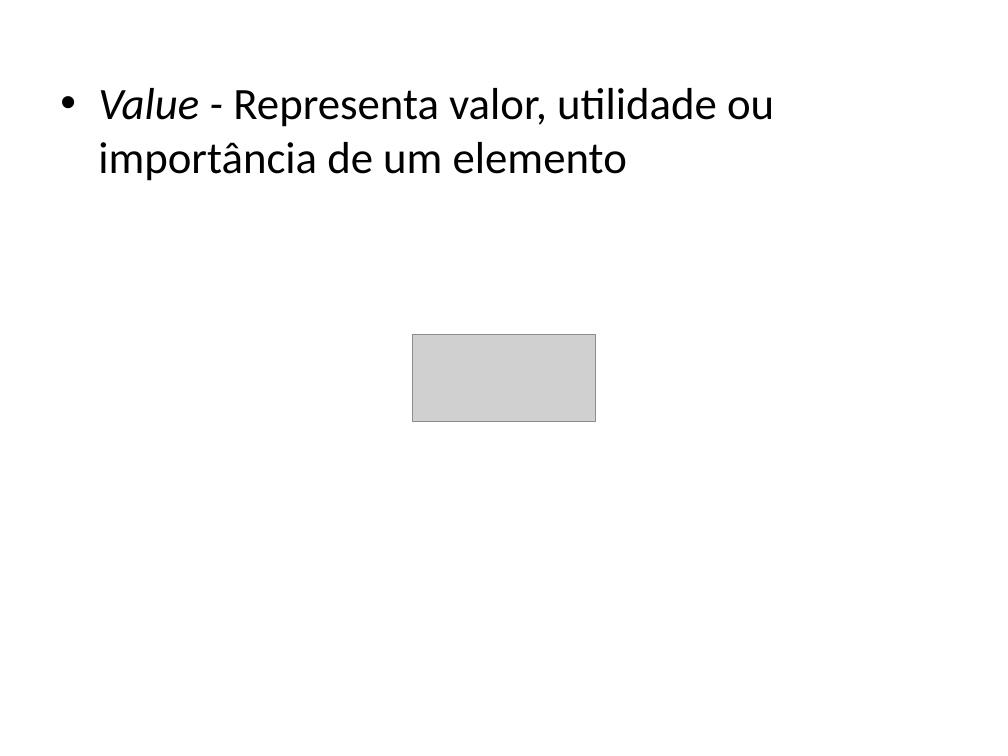
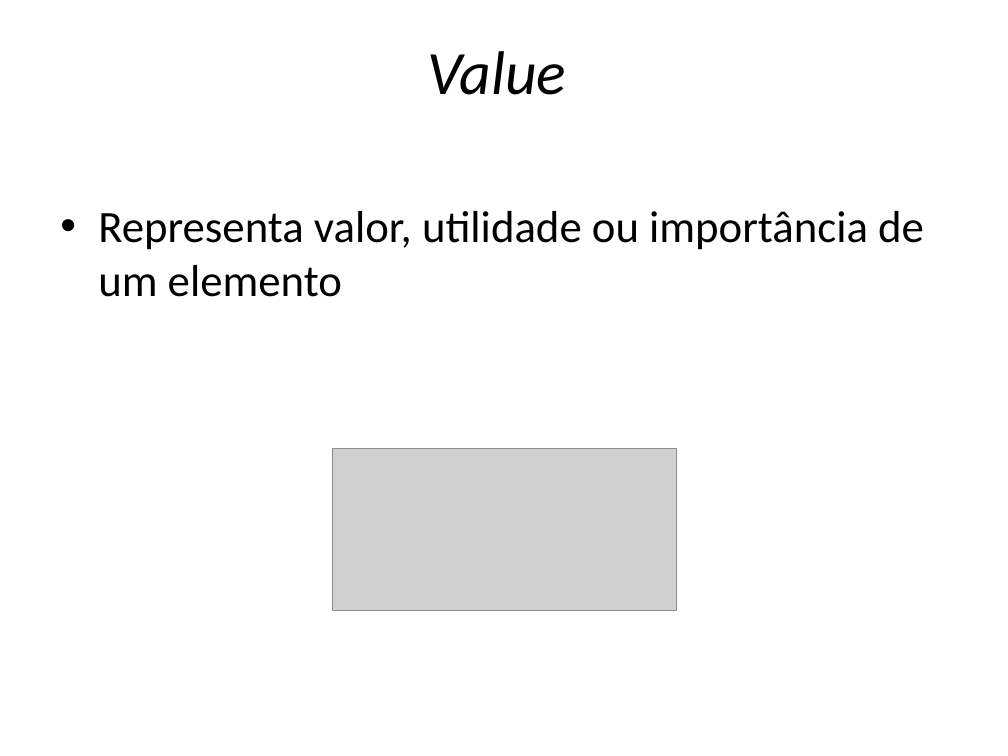
Before and after one commit to Vanzz/Educacao, a slide deck: slide 16 of Archimate/Archimate Curso/Curso Archimate - Aula 3.pptx. Drawn at 1008x756 pixels with LibreOffice and Linux fonts; fonts in the diff are those of the drawing; grey boxes stand for pictures. Boxes give left, top, right and bottom in pixels: in the first picture for what was removed or moved away, otherwise in the second. Text is boxed around its words. In the diff, an @@ line names an element or a change of style, - is before the commit and + after.

```diff
--- a/Archimate/Archimate Curso/Curso Archimate - Aula 3.pptx
+++ b/Archimate/Archimate Curso/Curso Archimate - Aula 3.pptx
@@ title added at box(428, 51, 567, 95), 44 pt, text #000000, italic @@
+Value
@@ text at box(98, 211, 924, 297): text changed @@
-• Value - Representa valor, utilidade ou importância de um elemento
+• Representa valor, utilidade ou importância de um elemento
@@ picture: place and size @@
-picture at box(412, 335, 596, 421)
+picture at box(333, 449, 676, 611)
```
Also in this commit, not shown: 6 other slides changed, 1 slide added, 1 slide removed, 14 other files.
